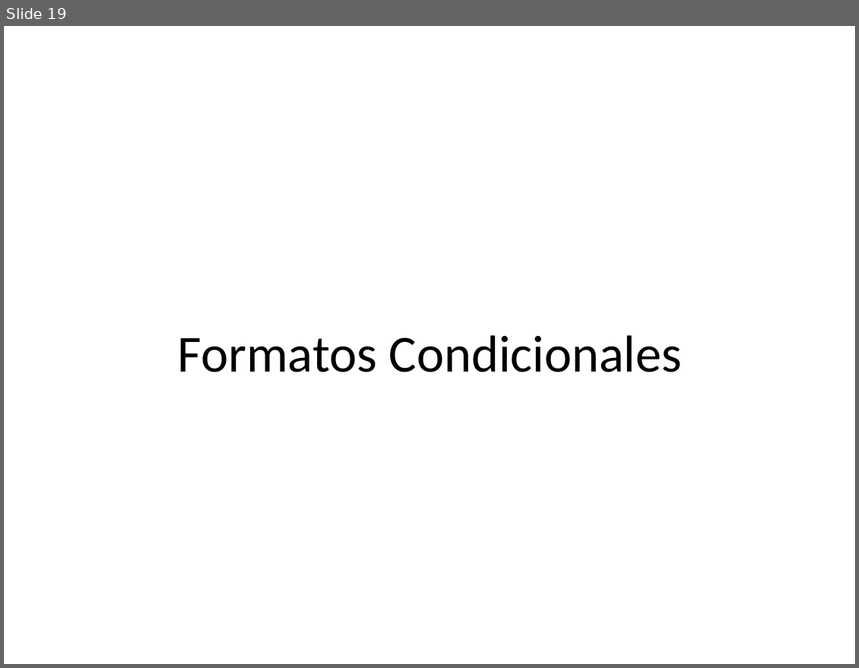
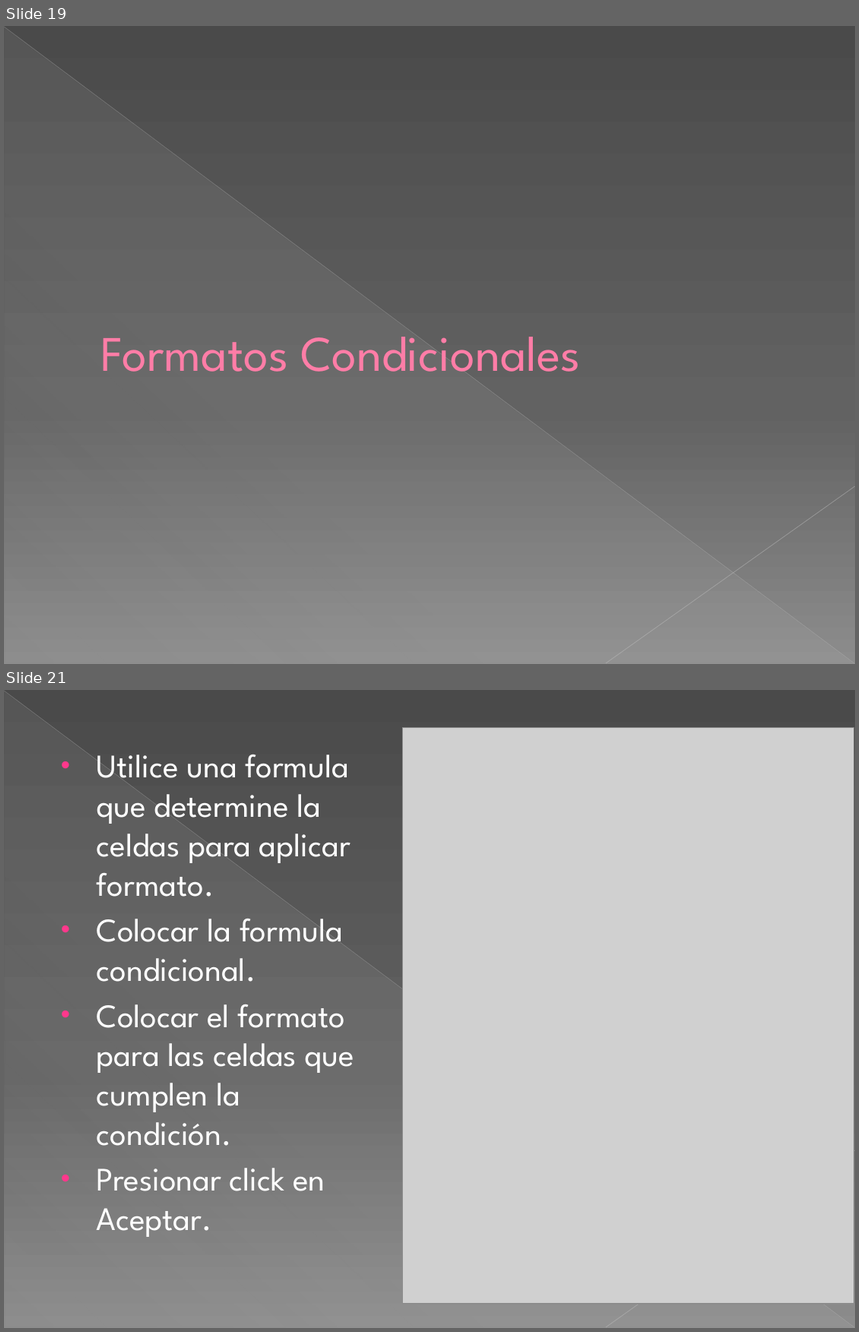
Before and after one commit to kleberloayzacastro/universidad, a slide deck: 2015-2016/clases/computacion_aplicada_2/clase_1/clase1.pptx. Shown one above the other, each under a label of ours: slide 19 before the commit, slides 19 and 21 after it; the slides between them are not shown. The pictures are 859x668 and 859x1332 pixels, drawn with LibreOffice and Linux fonts; fonts in the diff are those of the drawing; grey boxes stand for pictures. Boxes give left, top, right and bottom in pixels: in the first picture for what was removed or moved away, otherwise in the second. Text is boxed around its words. In the diff, an @@ line names an element or a change of style, - is before the commit and + after.

```diff
--- a/2015-2016/clases/computacion_aplicada_2/clase_1/clase1.pptx
+++ b/2015-2016/clases/computacion_aplicada_2/clase_1/clase1.pptx
@@ slide 21 added at [4,690,855,1328], background gradient #4A4A4A to #626262 to #8C8C8C; not listed: 3 template elements that a slide beside it also shows @@
@@ picture added at [402,727,854,1304] @@
@@ text added at [97,755,354,1237], 27.8 pt, text #FFFFFF @@
+• Utilice una formula que determine la celdas para aplicar formato.
+• Colocar la formula condicional.
+• Colocar el formato para las celdas que cumplen la condición.
+• Presionar click en Aceptar.
@@ slide 19 changed as well @@
@@ background #FFFFFF to gradient #4A4A4A to #626262 to #8C8C8C @@
@@ line added from (4, 27) to (854, 664), #BFBFBF 0.39 pt @@
@@ right triangle added at [5,28,854,664], fill gradient #D2D2D2 @@
@@ title "Formatos Condicionales" at [101,337,580,372]: size 44 to 42 pt, font Calibri to League Spartan, text colour #000000 to #FF7DA7, letter outline none to #B12761 0.5 pt; alignment centre to left; indent changed @@
@@ line added from (855, 487) to (606, 664), #C6C6C6 0.47 pt @@
```
Also in this commit, not shown: 18 other slides changed, 3 other slides added, 1 slide removed, 3 other files.
